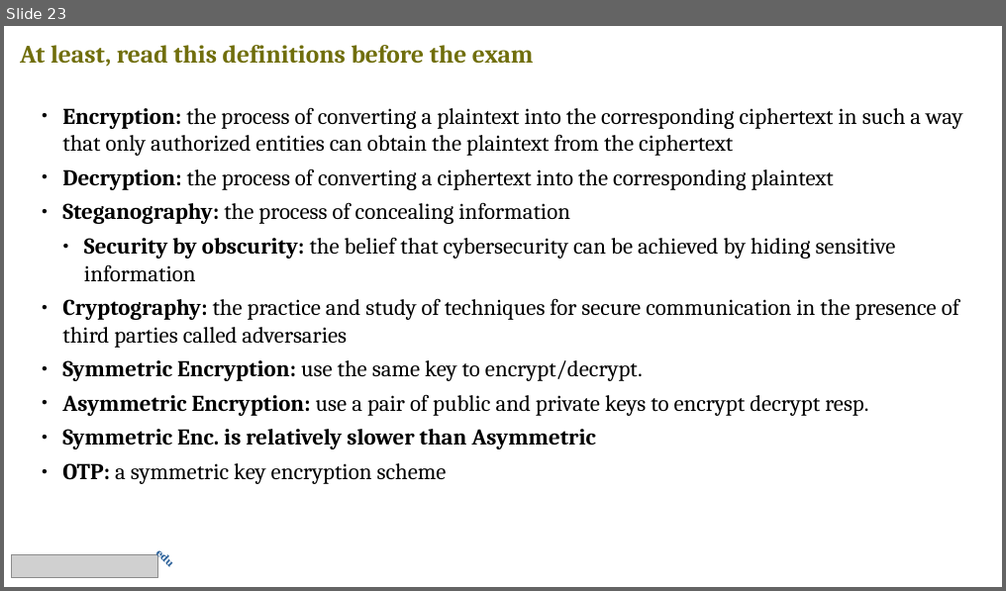
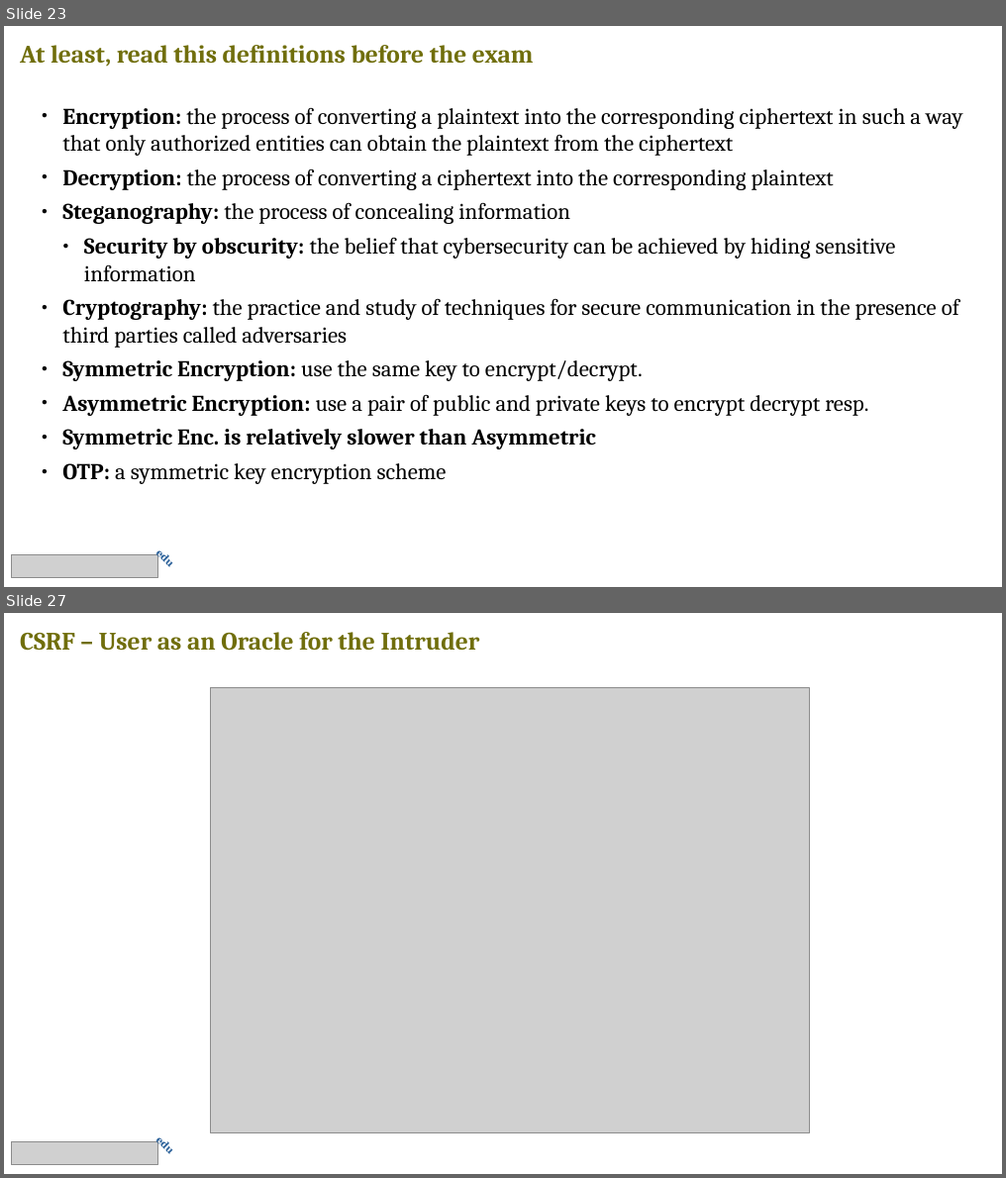
Before and after one commit to v-research/edu, a slide deck: second_year_2020/lesson_3/l3_slide.odp. Shown one above the other, each under a label of ours: slide 23 before the commit, slides 23 and 27 after it; the slides between them are not shown. The pictures are 1006x591 and 1006x1178 pixels, drawn with LibreOffice and Linux fonts; fonts in the diff are those of the drawing; grey boxes stand for pictures. Boxes give left, top, right and bottom in pixels: in the first picture for what was removed or moved away, otherwise in the second. Text is boxed around its words. In the diff, an @@ line names an element or a change of style, - is before the commit and + after.

Commit message:
add CSRF overview

```diff
--- a/second_year_2020/lesson_3/l3_slide.odp
+++ b/second_year_2020/lesson_3/l3_slide.odp
@@ slide 27 added at [4, 613, 1002, 1174], background #FFFFFF @@
@@ text added at [20, 632, 480, 651], 20 pt, text #706E0C, bold @@
+CSRF – User as an Oracle for the Intruder
@@ picture added at [211, 687, 809, 1134] @@
@@ picture added at [11, 1142, 157, 1165] @@
@@ text added at [139, 1125, 205, 1174], 8 pt, text #2A6099, bold @@
+edu
```
Also in this commit, not shown: 2 slides changed, 3 other slides added, 1 other file.
